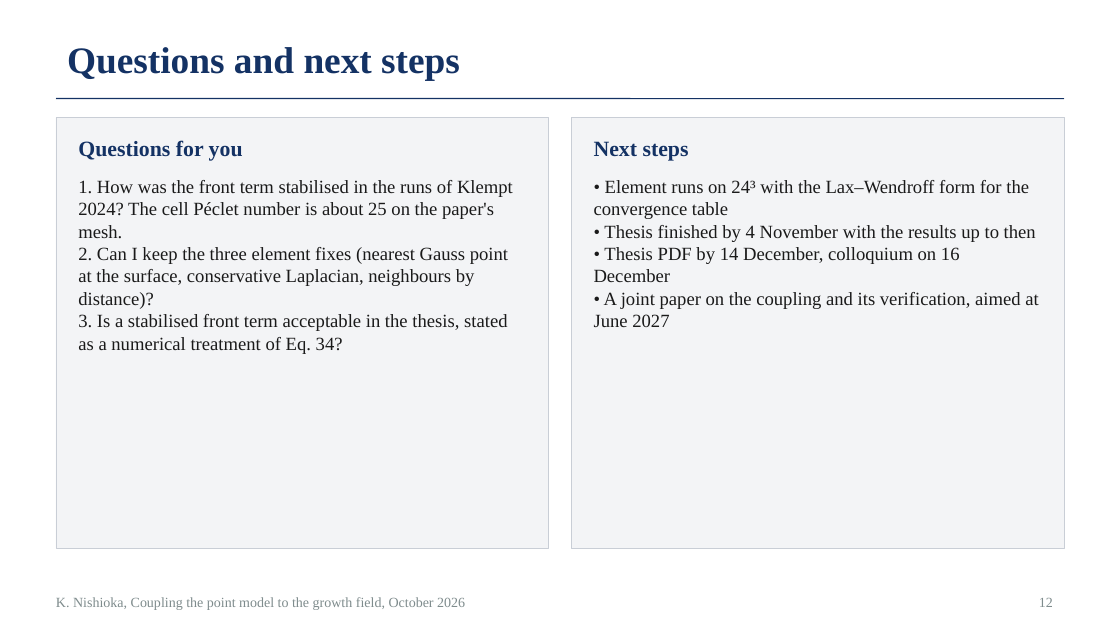
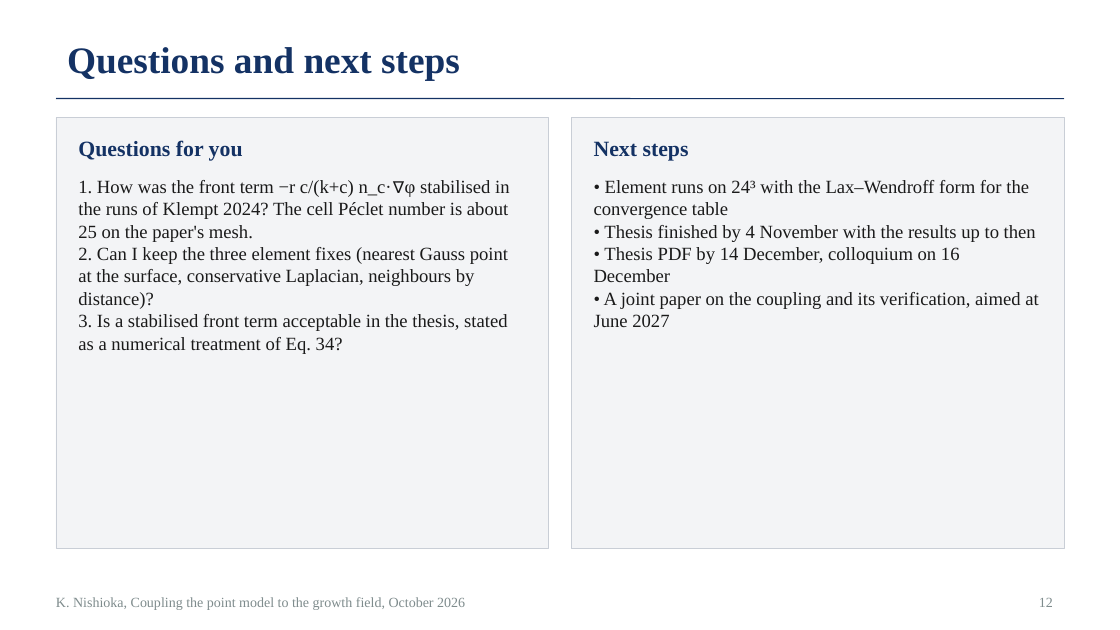
Before and after one commit to keisuke58/pde-fem-biofilm, a slide deck: slide 12 of slides_progress_2026-10.pptx. Drawn at 1120x630 pixels with LibreOffice and Linux fonts; fonts in the diff are those of the drawing. Boxes give left, top, right and bottom in pixels: in the first picture for what was removed or moved away, otherwise in the second. Text is boxed around its words. In the diff, an @@ line names an element or a change of style, - is before the commit and + after.

```diff
--- a/slides_progress_2026-10.pptx
+++ b/slides_progress_2026-10.pptx
@@ text at <box>78,180,510,242</box>: text changed @@
-1. How was the front term stabilised in the runs of Klempt 2024? The cell Péclet number is about 25 on the paper's mesh.
+1. How was the front term −r c/(k+c) n_c·∇φ stabilised in the runs of Klempt 2024? The cell Péclet number is about 25 on the paper's mesh.
```
Also in this commit, not shown: 5 other slides changed, 7 other files.
